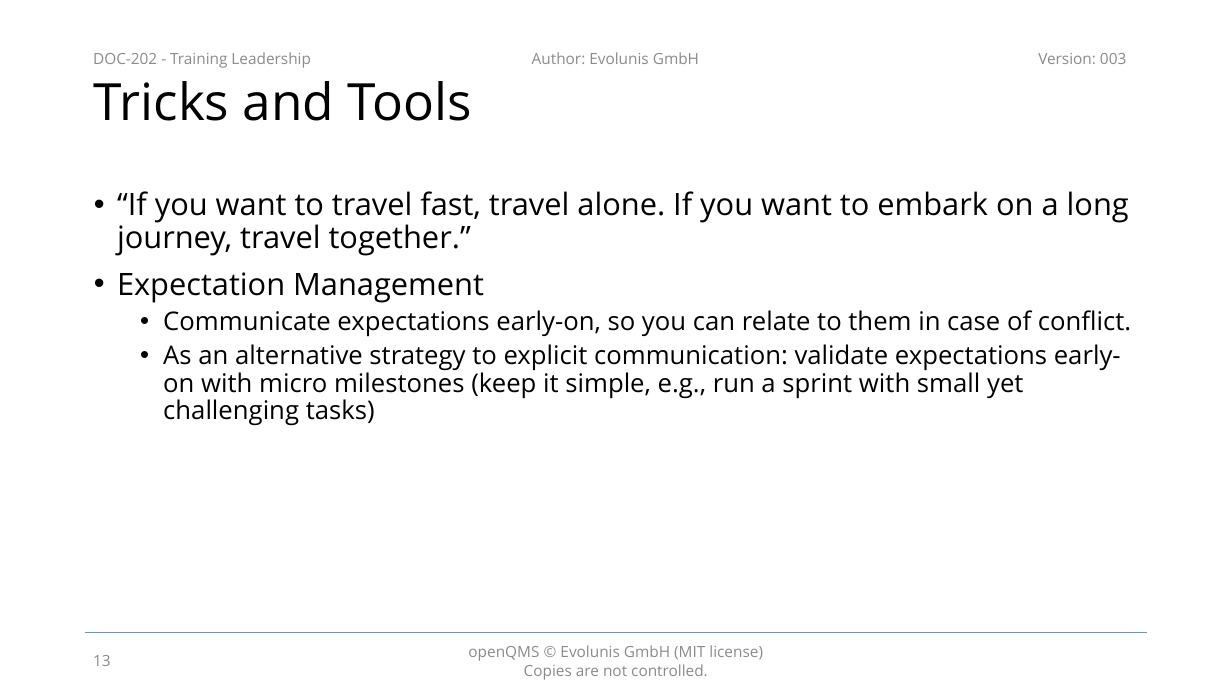
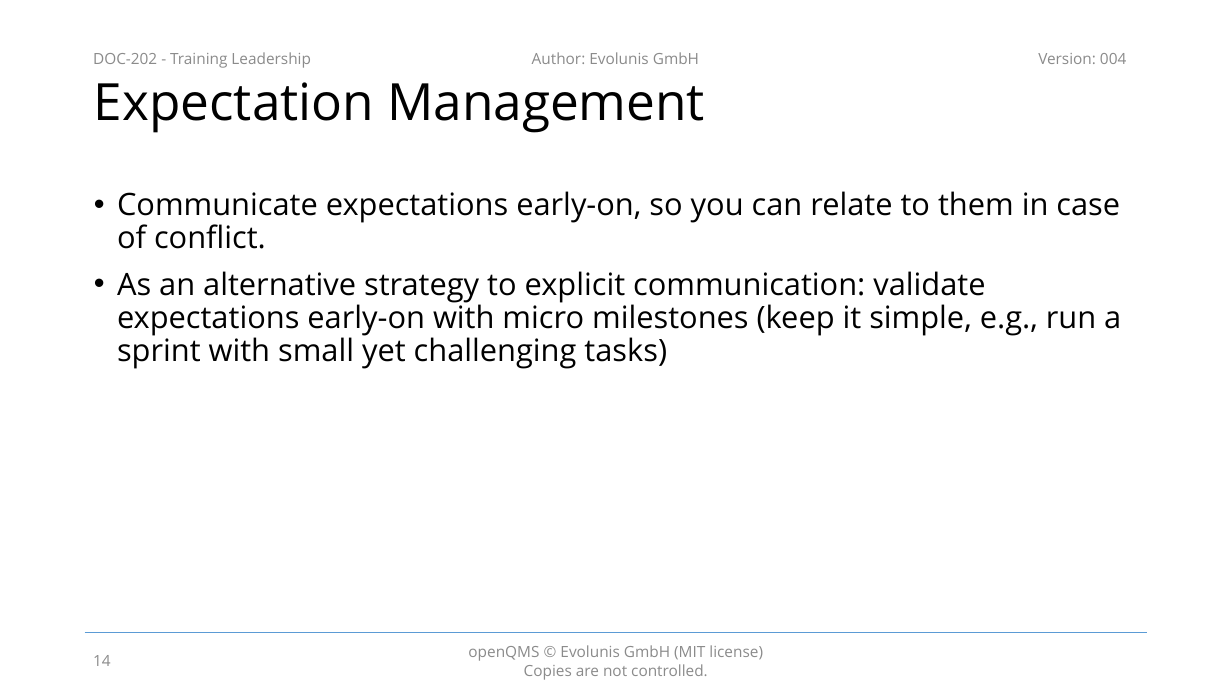
Before and after one commit to evolunis/openQMS, a slide deck: slide 14 of 2. Design and Development/DOC-202 - Training Leadership.pptx (slide 13 before the commit). Drawn at 1232x693 pixels with LibreOffice and Linux fonts; fonts in the diff are those of the drawing; background and template pictures are left out. Boxes give left, top, right and bottom in pixels: in the first picture for what was removed or moved away, otherwise in the second. Text is boxed around its words. In the diff, an @@ line names an element or a change of style, - is before the commit and + after.

```diff
--- a/2. Design and Development/DOC-202 - Training Leadership.pptx
+++ b/2. Design and Development/DOC-202 - Training Leadership.pptx
@@ text at (1038, 53, 1126, 64): text changed @@
-Version: 003
+Version: 004
@@ title at (94, 82, 705, 133): text changed @@
-Tricks and Tools
+Expectation Management
@@ text "Communicate expectations early-on, so you ..." at (117, 191, 1121, 369): size 20 to 24 pt; list level 2 to 1 in "Communicate expectations early-on, so you ..."; list level 2 to 1 in "As an alternative strategy to ..." @@
@@ text at (117, 191, 1129, 303): paragraphs removed @@
-• “If you want to travel fast, travel alone. If you want to embark on a long journey, travel together.”
-• Expectation Management
@@ page number at (93, 655, 111, 666): text changed @@
-13
+14
```
Also in this commit, not shown: 24 other slides changed, 3 slides added.
